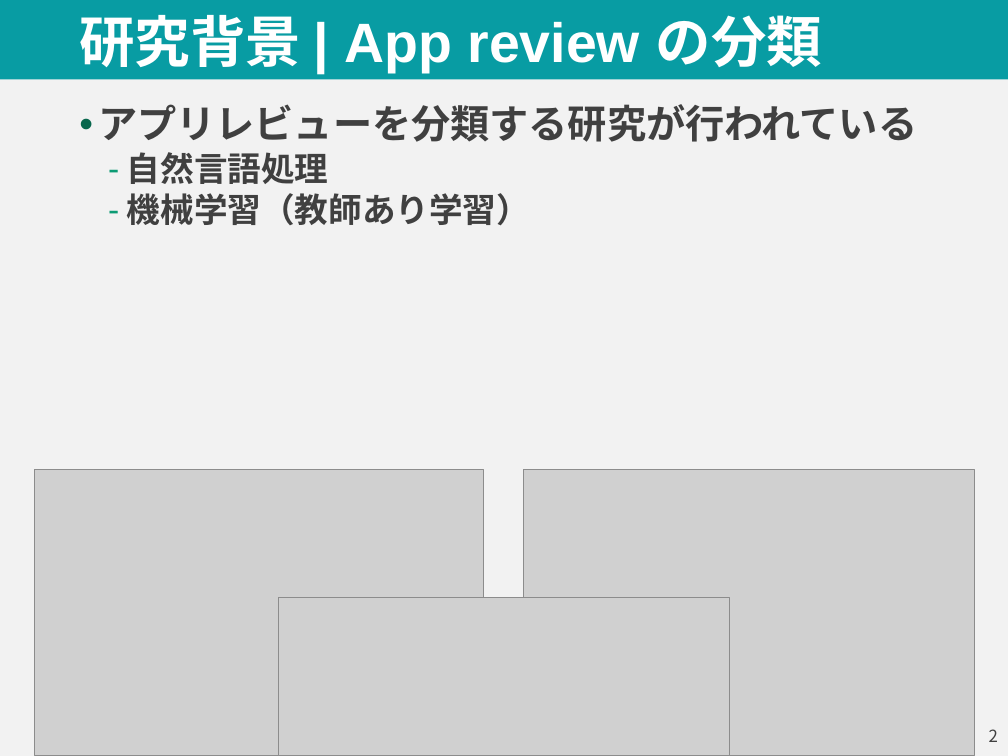
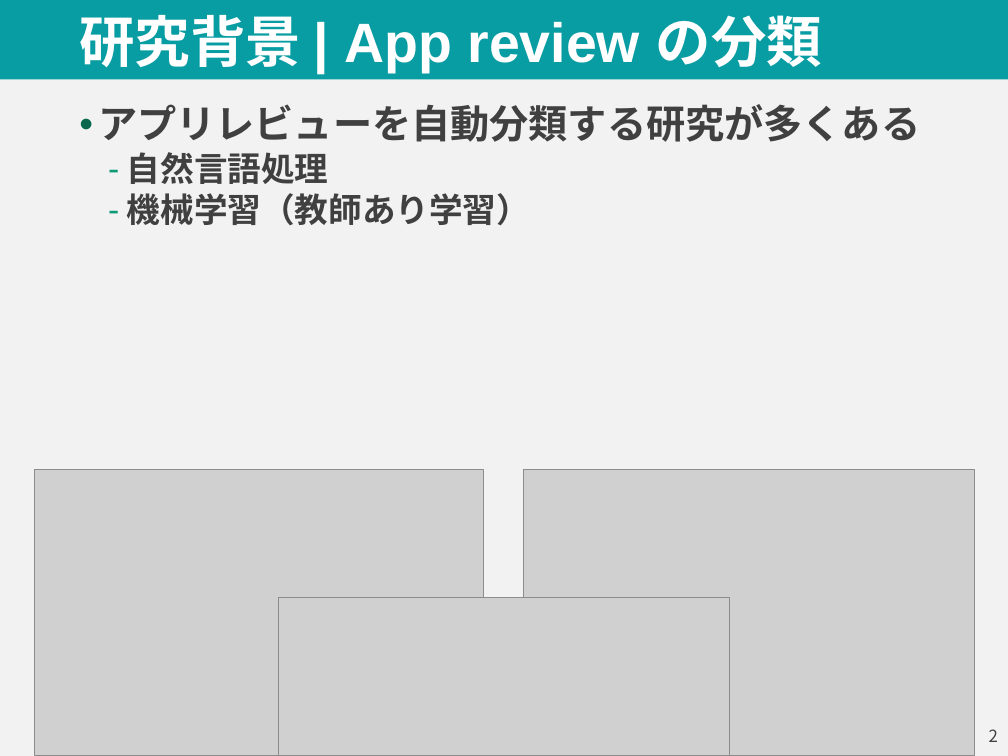
Before and after one commit to parthenos0908/steam_review, a slide deck: slide 3 of Presen/n-itikaw_20211214_中間報告2.pptx. Drawn at 1008x756 pixels with LibreOffice and Linux fonts; fonts in the diff are those of the drawing; grey boxes stand for pictures. Boxes give left, top, right and bottom in pixels: in the first picture for what was removed or moved away, otherwise in the second. Text is boxed around its words. In the diff, an @@ line names an element or a change of style, - is before the commit and + after.

```diff
--- a/Presen/n-itikaw_20211214_中間報告2.pptx
+++ b/Presen/n-itikaw_20211214_中間報告2.pptx
@@ text at [98, 104, 920, 142]: text changed @@
-• アプリレビューを分類する研究が行われている
+• アプリレビューを自動分類する研究が多くある
```
Also in this commit, not shown: 7 other slides changed, 12 slides added, 9 slides removed, 24 other files.
